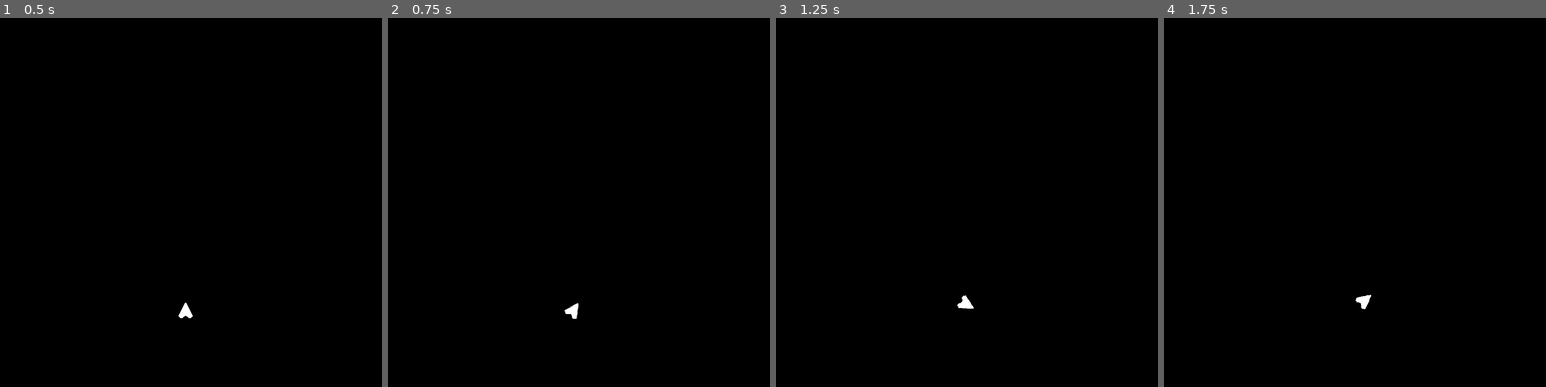
Above: before the commit, frames 1-4 (left to right).
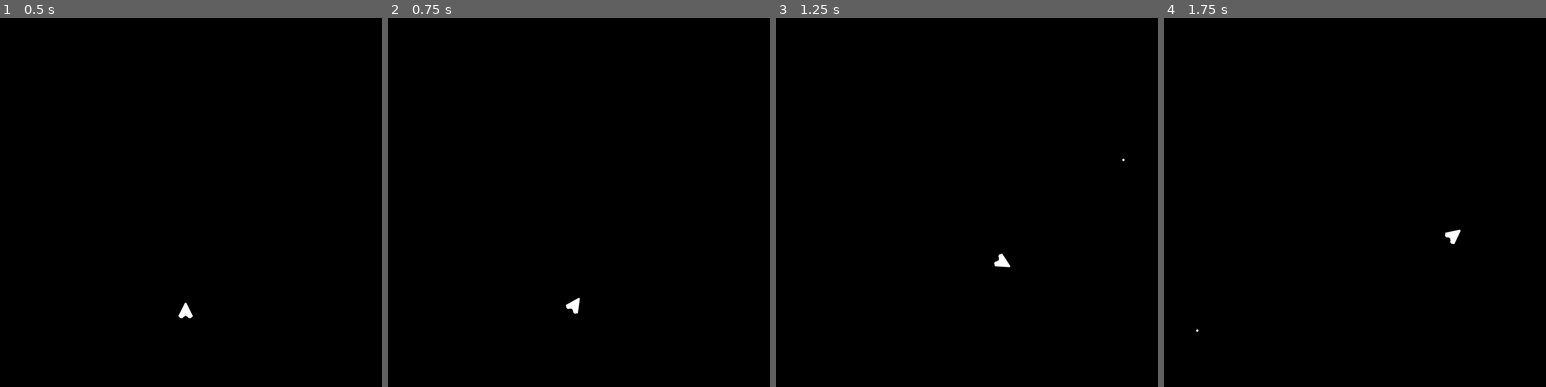
Above: after the commit, the same moments.

Repository: epizzella/AsteroidsInSpace
Game: Godot game, scene res://space.tscn
Two runs of this game, one before a commit and one after it. Both use one fixed random seed, a clock stepped at 60 frames per second and the inputs below.
Inputs:
- Up to frame 1 (0.5 s): no input
- Up to frame 2 (0.75 s): tap Enter at 0.5 s; hold Right (rotate_right) from 0.53 s (still down); hold Up (increase_speed) from 0.53 s (still down)
- Up to frame 3 (1.25 s): keep holding Right (rotate_right); keep holding Up (increase_speed); tap Space (shoot) at 0.8 s
- Up to frame 4 (1.75 s): release Right (rotate_right) at 1.28 s; release Up (increase_speed) at 1.28 s; hold Left (rotate_left) from 1.28 s (still down); tap Space (shoot) at 1.35 s; tap Up (increase_speed) at 1.55 s

Frame 1 is identical in both runs. In frame 2, 0.1% of the frame differs, in the area x 46-51%, y 75-82%; in frame 3, 0.2%, in the area x 47-92%, y 38-79%; in frame 4, 0.2%.

Commit message:
Ship movment updated & bullet implemented

Diff:
--- /dev/null
+++ b/assets/bullet.svg
@@ -0,0 +1,6 @@
+<?xml version="1.0" encoding="UTF-8" ?>
+<svg version="1.1" width="8" height="8" xmlns="http://www.w3.org/2000/svg" shape-rendering="crispEdges">
+<rect x="3" y="2" width="2" height="4" fill="#FFFFFF" />
+<rect x="2" y="3" width="1" height="2" fill="#FFFFFF" />
+<rect x="5" y="3" width="1" height="2" fill="#FFFFFF" />
+</svg>
--- /dev/null
+++ b/bullets.gd
@@ -0,0 +1,25 @@
+extends RigidBody2D
+
+var screen_size: Vector2
+
+# Called when the node enters the scene tree for the first time.
+func _ready() -> void:
+	screen_size = get_viewport_rect().size
+
+
+# Called every frame. 'delta' is the elapsed time since the previous frame.
+func _process(delta: float) -> void:
+
+	# screen wrap
+	position.x = wrapf(position.x, 0, screen_size.x)
+	position.y = wrapf(position.y, 0, screen_size.y)
+
+
+func _on_body_entered(body: Node) -> void:
+	# remove the bullet when collision detected
+	queue_free()
+
+
+func _on_timer_timeout() -> void:
+	# remove the bullet on timeout
+	queue_free()
--- /dev/null
+++ b/bullets.tscn
@@ -0,0 +1,39 @@
+[gd_scene load_steps=5 format=3 uid="uid://bunawl4br54p8"]
+
+[ext_resource type="Script" uid="uid://baoeu1cjey0eh" path="res://bullets.gd" id="1_daqjf"]
+[ext_resource type="Texture2D" uid="uid://dbpsshdf2thj3" path="res://assets/bullet.svg" id="1_webx2"]
+
+[sub_resource type="SpriteFrames" id="SpriteFrames_webx2"]
+animations = [{
+"frames": [{
+"duration": 1.0,
+"texture": ExtResource("1_webx2")
+}],
+"loop": true,
+"name": &"default",
+"speed": 5.0
+}]
+
+[sub_resource type="CircleShape2D" id="CircleShape2D_webx2"]
+radius = 3.0
+
+[node name="bullet" type="RigidBody2D"]
+collision_layer = 2
+collision_mask = 4
+gravity_scale = 0.0
+script = ExtResource("1_daqjf")
+metadata/_edit_group_ = true
+
+[node name="AnimatedSprite2D" type="AnimatedSprite2D" parent="."]
+sprite_frames = SubResource("SpriteFrames_webx2")
+
+[node name="CollisionShape2D" type="CollisionShape2D" parent="."]
+shape = SubResource("CircleShape2D_webx2")
+
+[node name="Timer" type="Timer" parent="."]
+wait_time = 0.9
+one_shot = true
+autostart = true
+
+[connection signal="body_entered" from="." to="." method="_on_body_entered"]
+[connection signal="timeout" from="Timer" to="." method="_on_timer_timeout"]
--- a/project.godot
+++ b/project.godot
@@ -43,7 +43,3 @@
 "events": [Object(InputEventKey,"resource_local_to_scene":false,"resource_name":"","device":-1,"window_id":0,"alt_press …(191 unchanged characters)…
 ]
 }
-
-[rendering]
-
-textures/canvas_textures/default_texture_filter=0
--- a/ship.gd
+++ b/ship.gd
@@ -1,4 +1,6 @@
 extends Area2D
+
+@export var bullet_scene: PackedScene
 
 var velocity: Vector2 = Vector2.ZERO
 var screen_size
@@ -14,23 +16,52 @@
 	var rot = 0.0
 	var speed = 0.0
 	if Input.is_action_pressed("increase_speed"):
-		speed += (1 * delta )
+		speed = 8
 	if Input.is_action_pressed("rotate_left"):
 		rot -= 3
 	if Input.is_action_pressed("rotate_right"):
 		rot += 3
-	if Input.is_action_pressed("shoot"):
-		pass
 
 	rot *= delta
-	$AnimatedSprite2D.rotate(rot)
+	rotate(rot)
 
 	# offset rotation by 90 degrees to match sprite
-	var angle = $AnimatedSprite2D.rotation - (PI / 2)
+	var angle = rotation - (PI / 2)
 
-	velocity += Vector2(speed * cos(angle), speed * sin(angle))
+	if speed == 0.0:
+		# brakes
+		velocity = velocity.move_toward(Vector2.ZERO, .1)
+	else:
+		velocity += Vector2(cos(angle), sin(angle)) * speed * delta
+		# speed limit
+		velocity = velocity.limit_length(7)
+
 	position += velocity
 
 	# screen wrap
 	position.x = wrapf(position.x, 0, screen_size.x)
 	position.y = wrapf(position.y, 0, screen_size.y)
+
+	if Input.is_action_pressed("shoot"):
+		shoot()
+
+
+var bullet_ready = true
+func shoot():
+	if bullet_ready:
+		var b = bullet_scene.instantiate()
+		var angle = rotation - (PI / 2)
+		var vec = Vector2(cos(angle), sin(angle))
+		b.linear_velocity = vec * 900
+		b.position = position + (vec * 15)
+		$Timer.start()
+		add_sibling(b)
+		bullet_ready = false
+
+
+func _on_body_entered(body: Node2D) -> void:
+	pass # Replace with function body.
+
+
+func _on_timer_timeout() -> void:
+	bullet_ready = true
--- a/ship.tscn
+++ b/ship.tscn
@@ -1,7 +1,8 @@
-[gd_scene load_steps=4 format=3 uid="uid://bnxrl5opbbxwk"]
+[gd_scene load_steps=5 format=3 uid="uid://bnxrl5opbbxwk"]
 
 [ext_resource type="Script" uid="uid://cpapb8lsr6y5u" path="res://ship.gd" id="1_4cq66"]
 [ext_resource type="Texture2D" uid="uid://eg4ntqpwp118" path="res://assets/ship.svg" id="1_l3rv8"]
+[ext_resource type="PackedScene" uid="uid://bunawl4br54p8" path="res://bullets.tscn" id="2_v4325"]
 
 [sub_resource type="SpriteFrames" id="SpriteFrames_l3rv8"]
 animations = [{
@@ -16,7 +17,9 @@
 
 [node name="ship" type="Area2D"]
 scale = Vector2(1.5, 1.5)
+collision_mask = 4
 script = ExtResource("1_4cq66")
+bullet_scene = ExtResource("2_v4325")
 metadata/_edit_group_ = true
 
 [node name="AnimatedSprite2D" type="AnimatedSprite2D" parent="."]
@@ -24,3 +27,10 @@
 
 [node name="CollisionPolygon2D" type="CollisionPolygon2D" parent="."]
 polygon = PackedVector2Array(0, -12.666667, 11.333334, 8.666667, 8.666667, 12.666667, 5.3333335, 12.666667, 0, 8.666667, -5.3333335, 12.666667, -8.666667, 12.666667, -11.333334, 8.666667)
+
+[node name="Timer" type="Timer" parent="."]
+wait_time = 0.19
+one_shot = true
+
+[connection signal="body_entered" from="." to="." method="_on_body_entered"]
+[connection signal="timeout" from="Timer" to="." method="_on_timer_timeout"]
Not shown, added: assets/bullet.svg.import
Not shown, added: bullets.gd.uid
